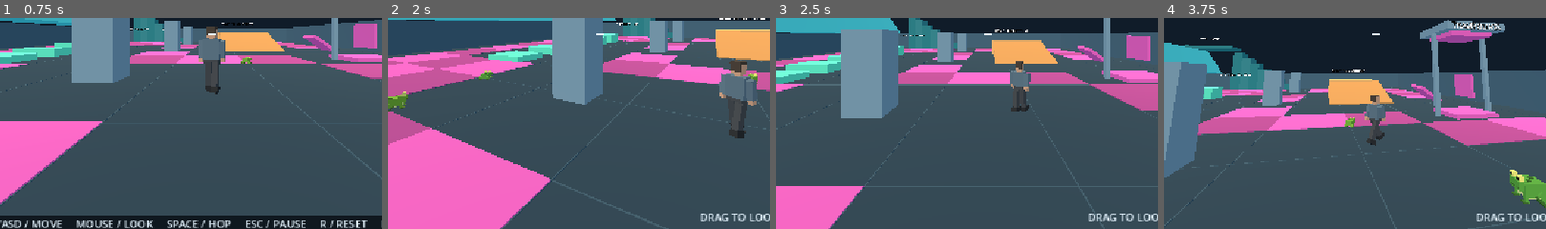
Above: before the commit, frames 1-4 (left to right).
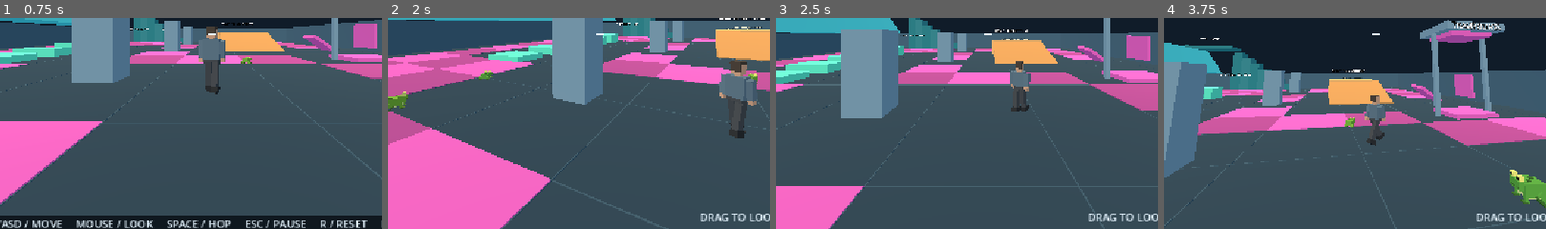
Above: after the commit, the same moments.

Repository: jefuhr/game
Game: Godot game, scene res://scenes/main.tscn
Same seed, same stepped clock (60 frames per second), same inputs: the game is played once before the commit and once after it.
Inputs (mouse positions are % of the whole screen's width and height, from its top left):
- Up to frame 1 (0.75 s): tap Enter at 0.5 s; move the mouse to (72, 44) at 0.52 s; hold D (move_right) from 0.53 s (still down); hold Space (jump) from 0.53 s (still down); click (72, 44) at 0.67 s
- Up to frame 2 (2 s): move the mouse to (45, 50) at 1.27 s; release D (move_right) at 1.28 s; release Space (jump) at 1.28 s; hold W (move_forward) from 1.28 s (still down); tap T at 1.35 s; tap Space (jump) at 1.52, 1.55, 1.82 s
- Up to frame 3 (2.5 s): move the mouse to (60, 27) at 2.02 s; release W (move_forward) at 2.03 s; hold D (move_right) from 2.03 s (still down); hold Space (jump) from 2.03 s (still down); tap R at 2.1 s
- Up to frame 4 (3.75 s): release D (move_right) at 2.75 s; release Space (jump) at 2.75 s; drag from (45, 70) to (20, 34) at 2.77 s; move the mouse to (57, 50) at 3.52 s; hold W (move_forward) from 3.53 s (still down); hold Space (jump) from 3.53 s (still down)
The pictures show only the part of the screen within x 22-72%, y 45-95%; the shares and areas given below are measured in that part.

Frame 1 is identical in both runs. In frame 2, less than 0.1% of the frame differs, in the area x 88-98%, y 4-6%; in frame 3, less than 0.1%; in frame 4, less than 0.1%.

Commit message:
I added **The Playground Manifesto** to the arena walls. It's split across all four inner walls, written in cream text with a dark outline so it reads like paint:

Diff:
--- a/scripts/arena.gd
+++ b/scripts/arena.gd
@@ -78,6 +78,7 @@
 	_sign("AIR STRAFE / HOP", Vector3(-9, 2.6, -20))
 	_sign("RAMP / MOMENTUM", Vector3(8, 3.4, -16))
 	_sign("CORNFLOWER STEPS", Vector3(-13, 2.6, 18))
+	_build_manifesto()
 
 
 func _process(delta: float) -> void:
@@ -252,6 +253,31 @@
 	_sign("CORNFLOWER TWIST", base + Vector3(0, 0.3, 1.52), 40)
 
 
+## "The Playground Manifesto", painted across the inner faces of all four
+## walls. Placed clear of the surf stairs, the wall trampoline and the sculpture.
+func _build_manifesto() -> void:
+	var inset := 27.72
+	_wall_text("THE PLAYGROUND MANIFESTO\n\nI. Momentum is sacred. Never stop moving.\nII. The floor is only a suggestion. Bounce often.", Vector3(10, 1.7, -inset), 0.0)
+	_wall_text("III. Every wall is a ramp you have not met yet.\nIV. Surf what you cannot climb.", Vector3(-19.72, 1.7, 20), 90.0)
+	_wall_text("V. Frogs are citizens too. Let them hop in peace.\nVI. Fall down, get up, jump higher.", Vector3(19.72, 1.7, 20), -90.0)
+	_wall_text("VII. There is no finish line.\nOnly the next jump.", Vector3(0, 1.7, inset), 180.0)
+
+
+## Flat text on a wall face. Label3D faces +Z, so yaw turns it toward the arena.
+func _wall_text(text: String, center: Vector3, yaw_deg: float) -> void:
+	var label := Label3D.new()
+	label.name = "Manifesto"
+	label.text = text
+	label.position = center
+	label.rotation.y = deg_to_rad(yaw_deg)
+	label.font_size = 36
+	label.outline_size = 8
+	label.pixel_size = 0.008
+	label.modulate = Color("f4e9c8")
+	label.outline_modulate = Color("1c2b33")
+	add_child(label)
+
+
 func _box(label: String, center: Vector3, dimensions: Vector3, color: Color, solid := true) -> Node3D:
 	var body := StaticBody3D.new() if solid else Node3D.new()
 	body.name = label
